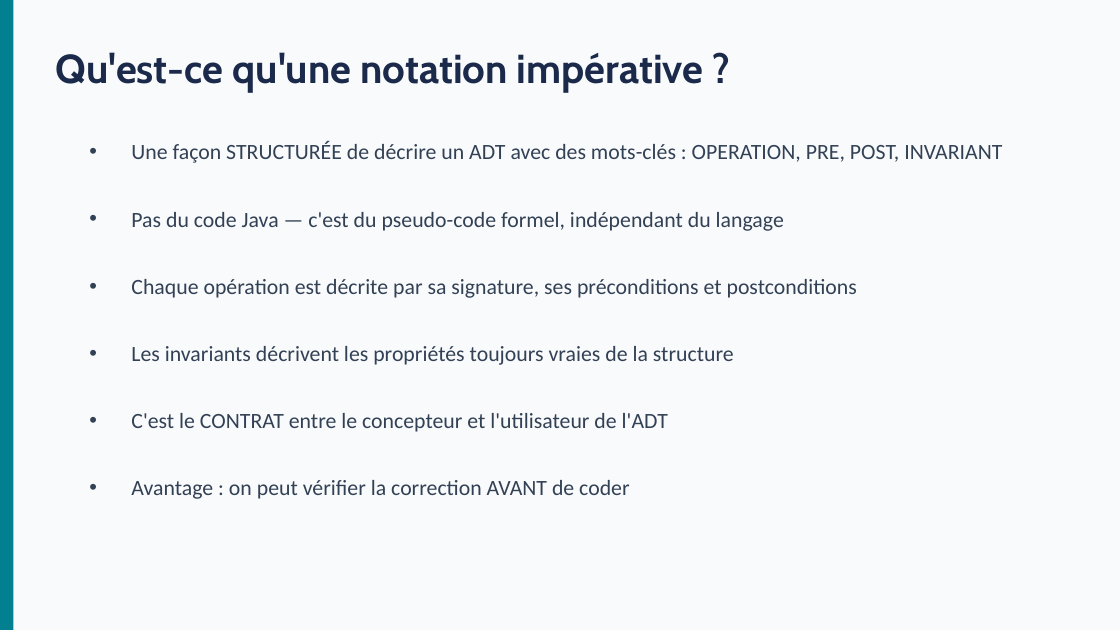
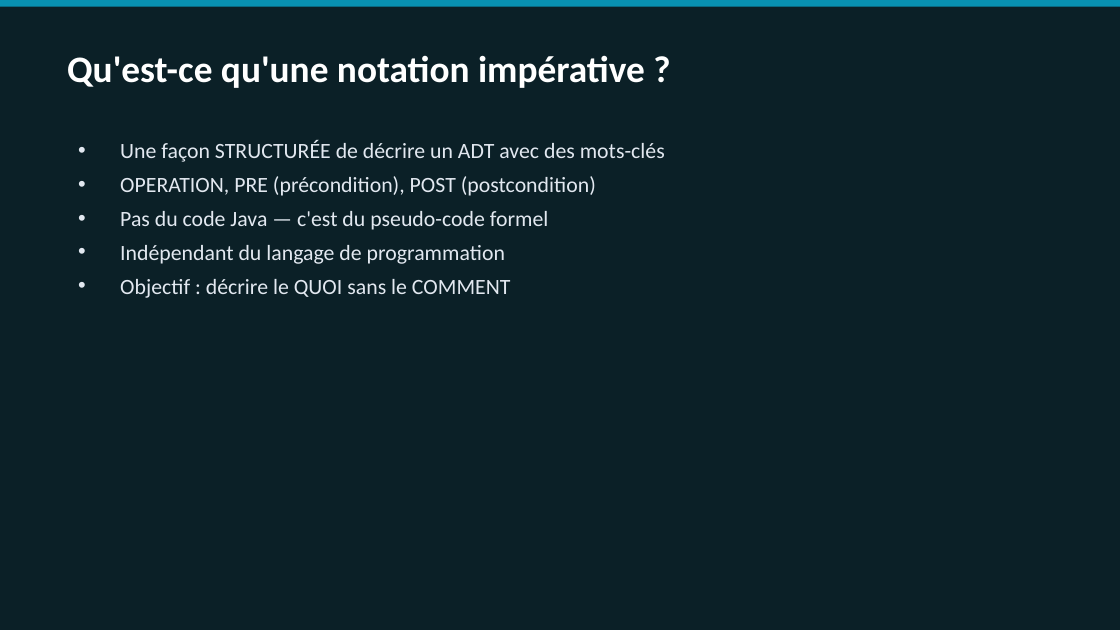
Before and after one commit to mbiTati/unit19-gamifie, a slide deck: slide 2 of docs/pptx/Ch5_P3_Formal_Spec_Stack.pptx. Drawn at 1120x630 pixels with LibreOffice and Linux fonts; fonts in the diff are those of the drawing. Boxes give left, top, right and bottom in pixels: in the first picture for what was removed or moved away, otherwise in the second. Text is boxed around its words. In the diff, an @@ line names an element or a change of style, - is before the commit and + after.

```diff
--- a/docs/pptx/Ch5_P3_Formal_Spec_Stack.pptx
+++ b/docs/pptx/Ch5_P3_Formal_Spec_Stack.pptx
@@ background #F8FAFC to #0B2027 @@
@@ rectangle removed at (0,0,13,629) @@
@@ rectangle added at (0,0,1120,7), fill #0891B2 @@
@@ text "Qu'est-ce qu'une notation impérative ?": place and size @@
-text "Qu'est-ce qu'une notation impérative ?" at (56,52,703,92)
+text "Qu'est-ce qu'une notation impérative ?" at (67,55,645,88)
@@ text "Qu'est-ce qu'une notation impérative ?" at (67,55,645,88): size 26 to 24 pt, font Cabin to Calibri, text colour #1B2A4A to #FFFFFF @@
@@ text "Une façon STRUCTURÉE de décrire ..." at (120,140,665,298): vertical alignment middle to top @@
@@ text at (120,140,665,298): text changed; text colour #334155 to #E2E8F0 @@
-• Une façon STRUCTURÉE de décrire un ADT avec des mots-clés : OPERATION, PRE, POST, INVARIANT
+• Une façon STRUCTURÉE de décrire un ADT avec des mots-clés
+• OPERATION, PRE (précondition), POST (postcondition)
+• Pas du code Java — c'est du pseudo-code formel
+• Indépendant du langage de programmation
+• Objectif : décrire le QUOI sans le COMMENT
@@ text removed at (131,212,784,231) @@
-• Pas du code Java — c'est du pseudo-code formel, indépendant du langage
@@ text removed at (131,279,857,298) @@
-• Chaque opération est décrite par sa signature, ses préconditions et postconditions
@@ text removed at (131,346,734,365) @@
-• Les invariants décrivent les propriétés toujours vraies de la structure
@@ text removed at (131,413,668,432) @@
-• C'est le CONTRAT entre le concepteur et l'utilisateur de l'ADT
@@ text removed at (131,480,629,499) @@
-• Avantage : on peut vérifier la correction AVANT de coder
```
Also in this commit, not shown: 1 other slide changed, 7 slides added, 4 slides removed, 13 other files.
